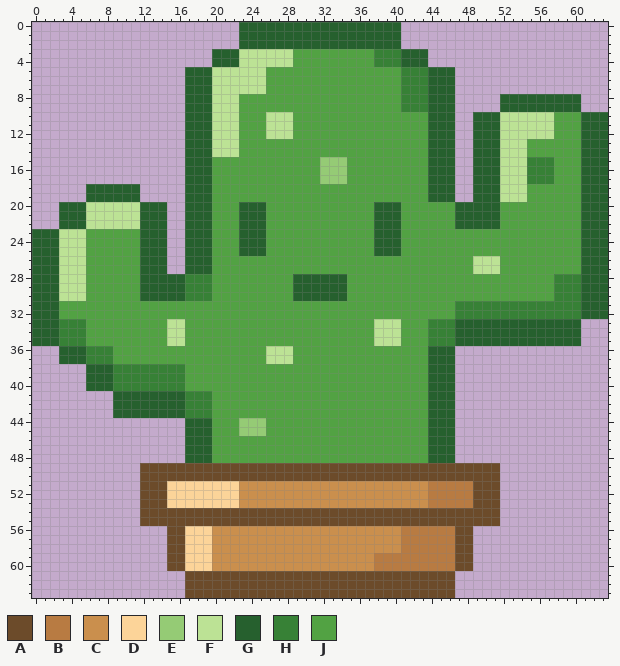
One commit to this pixel-art sprite: ProjetoSimas/cacto.png. The picture above is the old version.
The file is 64x64 pixels. Colours within 5 levels of each other are drawn and written as one.
Palette (. is transparent): A #6c4b2a  B #b87b42  C #ca8f4d  D #fcd499  E #95cb75  F #bce295  G #26602e  H #378136  J #52a243
And afterwards:
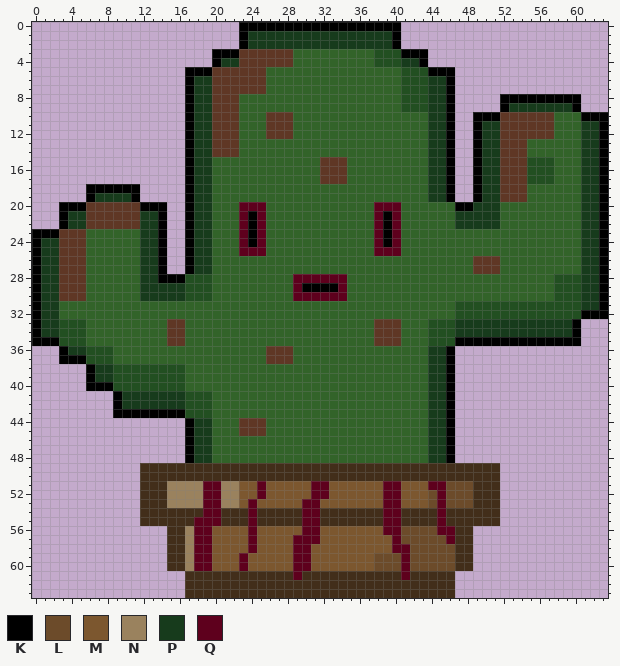
Colours new in this view: K #000000  L #6c4b2a  M #7c572f  N #9a825e  P #173b1c  Q #5e001d
Diff:
colour A: #6c4b2a -> #422e1a
colour F: #bce295 -> #5f3725
colour H: #378136 -> #224f21
colour J: #52a243 -> #326329
y 0: x 23..40 GGGGGGGGGGGGGGGGGG -> KKKKKKKKKKKKKKKKKK
y 1..2: x 23..40 GGGGGGGGGGGGGGGGGG -> KPPPPPPPPPPPPPPPPK
y 3: x 20..22 GGG -> KKK; x 41..43 GGG -> KKK
y 4: x 20..22 GGG -> KPP; x 41..43 GGG -> PPK
y 5: x 17..19 GGG -> KKK; x 44..46 GGG -> KKK
y 6..7: x 17..19 GGG -> KPP; x 44..46 GGG -> PPK
y 8: x 17..19 GGG -> KPP; x 44..46 GGG -> PPK; x 52..60 GGGGGGGGG -> KKKKKKKKK
y 9: x 17..19 GGG -> KPP; x 44..46 GGG -> PPK; x 52..60 GGGGGGGGG -> KPPPPPPPK
y 10: x 17..19 GGG -> KPP; x 44..46 GGG -> PPK; x 49..51 GGG -> KKK; x 61..63 GGG -> KKK
y 11..14: x 17..19 GGG -> KPP; x 44..46 GGG -> PPK; x 49..51 GGG -> KPP; x 61..63 GGG -> PPK
y 15..17: x 17..19 GGG -> KPP; x 32..34 EEE -> FFF; x 44..46 GGG -> PPK; x 49..51 GGG -> KPP; x 61..63 GGG -> PPK
y 18: x 6..11 GGGGGG -> KKKKKK; x 17..19 GGG -> KPP; x 44..46 GGG -> PPK; x 49..51 GGG -> KPP; x 61..63 GGG -> PPK
y 19: x 6..11 GGGGGG -> KPPPPK; x 17..19 GGG -> KPP; x 44..46 GGG -> PPK; x 49..51 GGG -> KPP; x 61..63 GGG -> PPK
y 20: x 3..5 GGG -> KKK; x 12..14 GGG -> KKK; x 17..19 GGG -> KPP; x 23..25 GGG -> QQQ; x 38..40 GGG -> QQQ; x 47..51 GGGGG -> KKPPP; x 61..63 GGG -> PPK
y 21..22: x 3..5 GGG -> KPP; x 12..14 GGG -> PPK; x 17..19 GGG -> KPP; x 23..25 GGG -> QKQ; x 38..40 GGG -> QKQ; x 47..51 GGGGG -> PPPPP; x 61..63 GGG -> PPK
y 23: x 0..2 GGG -> KKK; x 12..14 GGG -> PPK; x 17..19 GGG -> KPP; x 23..25 GGG -> QKQ; x 38..40 GGG -> QKQ; x 61..63 GGG -> PPK
y 24: x 0..2 GGG -> KPP; x 12..14 GGG -> PPK; x 17..19 GGG -> KPP; x 23..25 GGG -> QKQ; x 38..40 GGG -> QKQ; x 61..63 GGG -> PPK
y 25: x 0..2 GGG -> KPP; x 12..14 GGG -> PPK; x 17..19 GGG -> KPP; x 23..25 GGG -> QQQ; x 38..40 GGG -> QQQ; x 61..63 GGG -> PPK
y 26..27: x 0..2 GGG -> KPP; x 12..14 GGG -> PPK; x 17..19 GGG -> KPP; x 61..63 GGG -> PPK
y 28: x 0..2 GGG -> KPP; x 12..16 GGGGG -> PPKKK; x 29..34 GGGGGG -> QQQQQQ; x 61..63 GGG -> PPK
y 29: x 0..2 GGG -> KPP; x 12..16 GGGGG -> PPPPP; x 29..34 GGGGGG -> QKKKKQ; x 61..63 GGG -> PPK
y 30: x 0..2 GGG -> KPP; x 12..16 GGGGG -> PPPPP; x 29..34 GGGGGG -> QQQQQQ; x 61..63 GGG -> PPK
y 31: x 0..2 GGG -> KPP; x 61..63 GGG -> PPK
y 32: x 0..2 GGG -> KPP; x 61..63 GGG -> KKK
y 33..34: x 0..2 GGG -> KPP; x 47..60 GGGGGGGGGGGGGG -> PPPPPPPPPPPPPK
y 35: x 0..2 GGG -> KKK; x 47..60 GGGGGGGGGGGGGG -> KKKKKKKKKKKKKK
y 36: x 3..5 GGG -> KPP; x 44..46 GGG -> PPK
y 37: x 3..5 GGG -> KKK; x 44..46 GGG -> PPK
y 38..39: x 6..8 GGG -> KPP; x 44..46 GGG -> PPK
y 40: x 6..8 GGG -> KKK; x 44..46 GGG -> PPK
y 41..42: x 9..16 GGGGGGGG -> KPPPPPPP; x 44..46 GGG -> PPK
y 43: x 9..16 GGGGGGGG -> KKKKKKKK; x 44..46 GGG -> PPK
y 44..45: x 17..19 GGG -> KPP; x 23..25 EEE -> FFF; x 44..46 GGG -> PPK
y 46..48: x 17..19 GGG -> KPP; x 44..46 GGG -> PPK
y 51: x 15..48 DDDDDDDDCCCCCCCCCCCCCCCCCCCCCBBBBB -> NNNNQQNNMMQMMMMMQQMMMMMMQQMMMQQLLL
y 52: x 15..48 DDDDDDDDCCCCCCCCCCCCCCCCCCCCCBBBBB -> NNNNQQNNMMQMMMMMQQMMMMMMQQMMMLQLLL
y 53: x 15..48 DDDDDDDDCCCCCCCCCCCCCCCCCCCCCBBBBB -> NNNNQQNNMQMMMMMQQMMMMMMMQQMMMLQLLL
y 54: x 19..20 AA -> QQ; x 24 A -> Q; x 30..31 AA -> QQ; x 39..40 AA -> QQ; x 45 A -> Q
y 55: x 18..20 AAA -> QQQ; x 24 A -> Q; x 30..31 AA -> QQ; x 39..40 AA -> QQ; x 45 A -> Q
y 56: x 17..46 DDDCCCCCCCCCCCCCCCCCCCCCBBBBBB -> NQQMMMMQMMMMMQQMMMMMMMQQLLLLQQ
y 57: x 17..46 DDDCCCCCCCCCCCCCCCCCCCCCBBBBBB -> NQQMMMMQMMMMQQQMMMMMMMMQLLLLLQ
y 58: x 17..46 DDDCCCCCCCCCCCCCCCCCCCCCBBBBBB -> NQQMMMMQMMMMQQMMMMMMMMMQQLLLLL
y 59..60: x 17..46 DDDCCCCCCCCCCCCCCCCCCBBBBBBBBB -> NQQMMMQMMMMMQQMMMMMMMLLLQLLLLL
y 61: x 29 A -> Q; x 41 A -> Q
